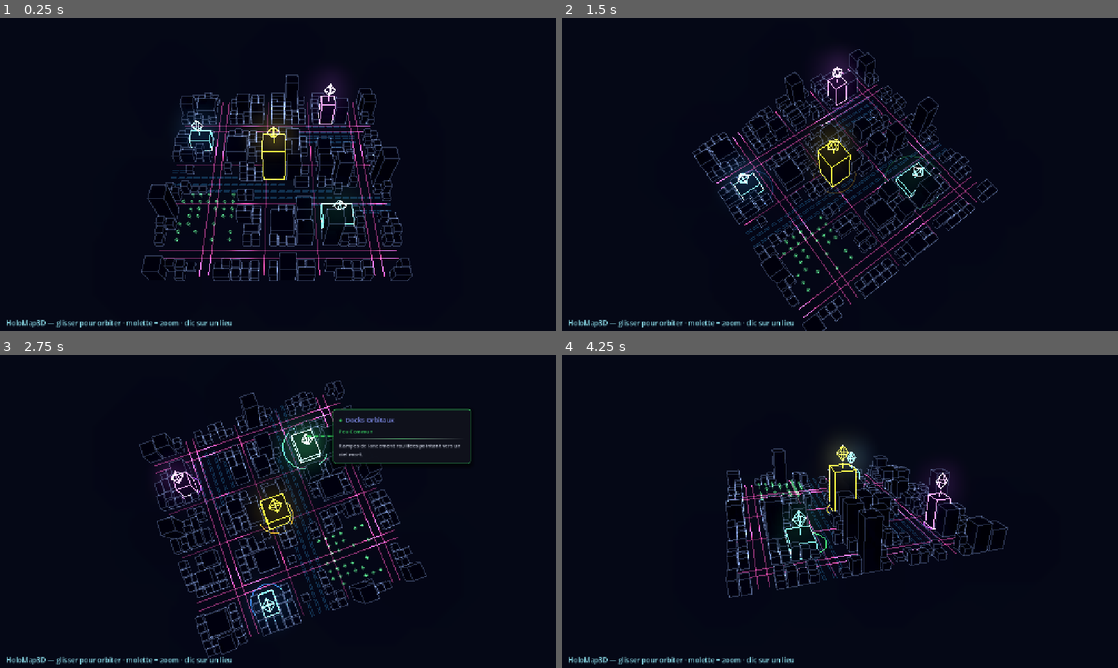
Above: before the commit, frames 1-4 (two rows, left to right).
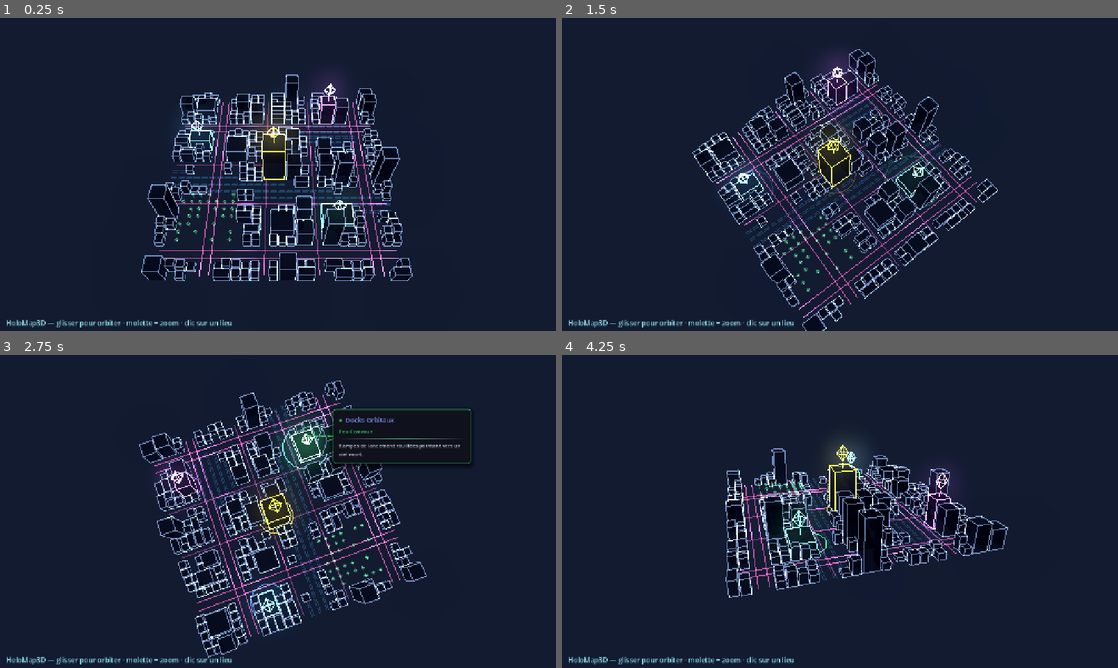
Above: after the commit, the same moments.

Repository: Rhend/Reliquary
Game: Godot game, scene res://scenes/holomap3d/holo_map_3d.tscn
Two runs of this game, one before a commit and one after it. Both use one fixed random seed, a clock stepped at 60 frames per second and the inputs below. This scene is started directly instead of the project's main scene.
Inputs (mouse positions are in pixels of both pictures, inside the frame that each line leads up to):
- Up to frame 1 (0.25 s): no input
- Up to frame 2 (1.5 s): tap Enter at 0.5, 0.6 s; move the mouse to (962, 158) at 0.52 s; hold Right 0.53-1.25 s; click (962, 158) at 0.67 s; tap Space (ui_select) at 0.77 s; drag from (728, 190) to (812, 237) at 1.27 s
- Up to frame 3 (2.75 s): move the mouse to (333, 442) at 2.02 s; hold Right from 2.03 s (still down); tap Enter at 2.1 s
- Up to frame 4 (4.25 s): release Right at 2.75 s; drag from (812, 574) to (673, 464) at 2.77 s; move the mouse to (1006, 558) at 3.52 s; hold Left from 3.53 s (still down); tap Enter at 3.6 s; tap Space (ui_select) at 3.77 s

The runs differ from the first frame. In frame 1, 89% of the frame differs, in the area x 0-100%, y 0-100%; in frame 2, 89%; in frame 3, 85%; in frame 4, 91%.

Commit message:
tune(holomap3d): rééclairer les arêtes du décor + décoller le fond du noir
- Arêtes du tissu bâti remontées (luminosite_decor 0.5 -> 1.3) via un matériau
  dédié : redeviennent visibles PAR-DESSUS leurs faces sombres (wireframe holo),
  sans bloomer (sous le seuil HDR) → restent en retrait des lieux.
- Décor d'ambiance (eau/parc) isolé sur son propre matériau (luminosite_ambiance
  0.5, inchangé) : la grappe verte du parc n'est PAS affectée par
  l'éclaircissement du bâti.
- Fond décollé du noir total (couleur_fond exposé, très sombre teinté).
- Routes remontées (base 0.7) pour garder décor < routes < lieux.
- Opacité des faces inchangée (occlusion préservée, pas de retour du fouillis).
  Tous les leviers exposés.

Co-Authored-By: Claude Opus 4.8 <noreply@anthropic.com>

Diff:
--- a/scenes/holomap3d/HoloMap3D.gd
+++ b/scenes/holomap3d/HoloMap3D.gd
@@ -64,7 +64,7 @@
 @export_range(0.0, 1.0) var densite := 0.85  # remplissage des îlots
 # Routes-néon (seul calque de lignes au sol ; remplace grille + circuits).
 @export var couleur_route := Color(0.95, 0.30, 0.66)  # magenta rosé (distinct du violet Épique)
-@export var route_emission_base := 0.5  # néon de base (discret)
+@export var route_emission_base := 0.7  # néon de base (discret, au-dessus du décor)
 @export var route_intensite_avenue := 1.0
 @export var route_intensite_rue := 0.6
 @export var flux_intensite := 1.2       # surbrillance du flux qui circule
@@ -84,7 +84,15 @@
 @export_range(0.0, 1.0) var opacite_faces := 0.5
 @export var couleur_eau := Color(0.16, 0.42, 0.62)
 @export var couleur_parc := Color(0.22, 0.52, 0.30)
-@export var luminosite_decor := 0.5   # émission FAIBLE du décor (sous le seuil de glow)
+# Luminosité des ARÊTES du tissu bâti : remontée pour rester visibles PAR-DESSUS
+# leurs faces sombres (wireframe holo), mais sous le seuil de glow (1.05) → le
+# décor ne bloome pas, il reste en retrait des lieux.
+@export var luminosite_decor := 1.3
+# Luminosité du décor d'AMBIANCE (eau / parc) — distincte, inchangée (la grappe
+# verte du parc reste telle quelle, non affectée par l'éclaircissement du bâti).
+@export var luminosite_ambiance := 0.5
+# Fond : quasi noir teinté, mais décollé du noir TOTAL (ambiance globale d'un cran).
+@export var couleur_fond := Color(0.020, 0.026, 0.044)
 
 # ─── Décor d'ambiance ─────────────────────────────────────────
 @export_group("Décor")
@@ -108,7 +116,8 @@
 var _cam: Camera3D
 var _monde: Node3D
 var _lieux_node: Node3D
-var _mat_decor: ShaderMaterial
+var _mat_decor: ShaderMaterial       # arêtes du tissu bâti (éclaircies)
+var _mat_ambiance: ShaderMaterial    # eau / parc (inchangé)
 var _mat_routes: ShaderMaterial
 var _mat_faces: ShaderMaterial
 var _post_mat: ShaderMaterial
@@ -145,7 +154,7 @@
 	var we := WorldEnvironment.new()
 	var env := Environment.new()
 	env.background_mode = Environment.BG_COLOR
-	env.background_color = Color(0.010, 0.012, 0.022)  # quasi noir, léger reste de bleu nuit
+	env.background_color = couleur_fond   # décollé du noir total (fond reste très sombre)
 	env.ambient_light_source = Environment.AMBIENT_SOURCE_COLOR
 	env.ambient_light_color = Color(0.1, 0.12, 0.18)
 	env.glow_enabled = true
@@ -172,6 +181,11 @@
 	_mat_decor.shader = LINE_SHADER
 	_mat_decor.set_shader_parameter("emission_strength", luminosite_decor)
 	_mat_decor.set_shader_parameter("alpha_mult", 1.0)
+
+	_mat_ambiance = ShaderMaterial.new()
+	_mat_ambiance.shader = LINE_SHADER
+	_mat_ambiance.set_shader_parameter("emission_strength", luminosite_ambiance)
+	_mat_ambiance.set_shader_parameter("alpha_mult", 1.0)
 
 	_mat_routes = ShaderMaterial.new()
 	_mat_routes.shader = ROUTE_SHADER
@@ -260,13 +274,13 @@
 	_build_ville()
 	_construire_lieux(lieux)
 
-func _ajouter_mesh(mesh: ArrayMesh, nom: String) -> void:
+func _ajouter_mesh(mesh: ArrayMesh, nom: String, mat: Material = null) -> void:
 	if mesh == null:
 		return
 	var mi := MeshInstance3D.new()
 	mi.name = nom
 	mi.mesh = mesh
-	mi.material_override = _mat_decor
+	mi.material_override = mat if mat != null else _mat_decor
 	_monde.add_child(mi)
 
 # ─── Voirie ───────────────────────────────────────────────────
@@ -343,7 +357,7 @@
 		n += HoloMesh3D.line(s, c, c + Vector3(0, ht, 0), cp)
 		n += HoloMesh3D.diamond(s, c + Vector3(0, ht + ht * 0.4, 0),
 				taille_cellule * 0.22, ht * 0.5, cp)
-	_ajouter_mesh(HoloMesh3D.commit(s, n), "Decor")
+	_ajouter_mesh(HoloMesh3D.commit(s, n), "Decor", _mat_ambiance)
 
 # ─── Routes-néon (seul calque de lignes au sol) ───────────────
 # Trace la voirie (déjà calculée pour les îlots) en néon magenta fin, avec
